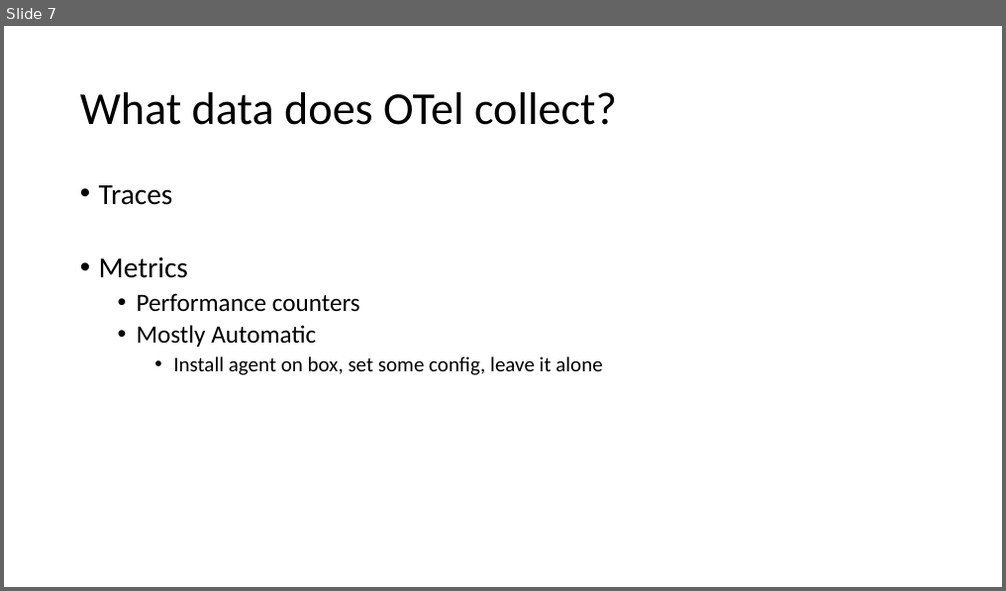
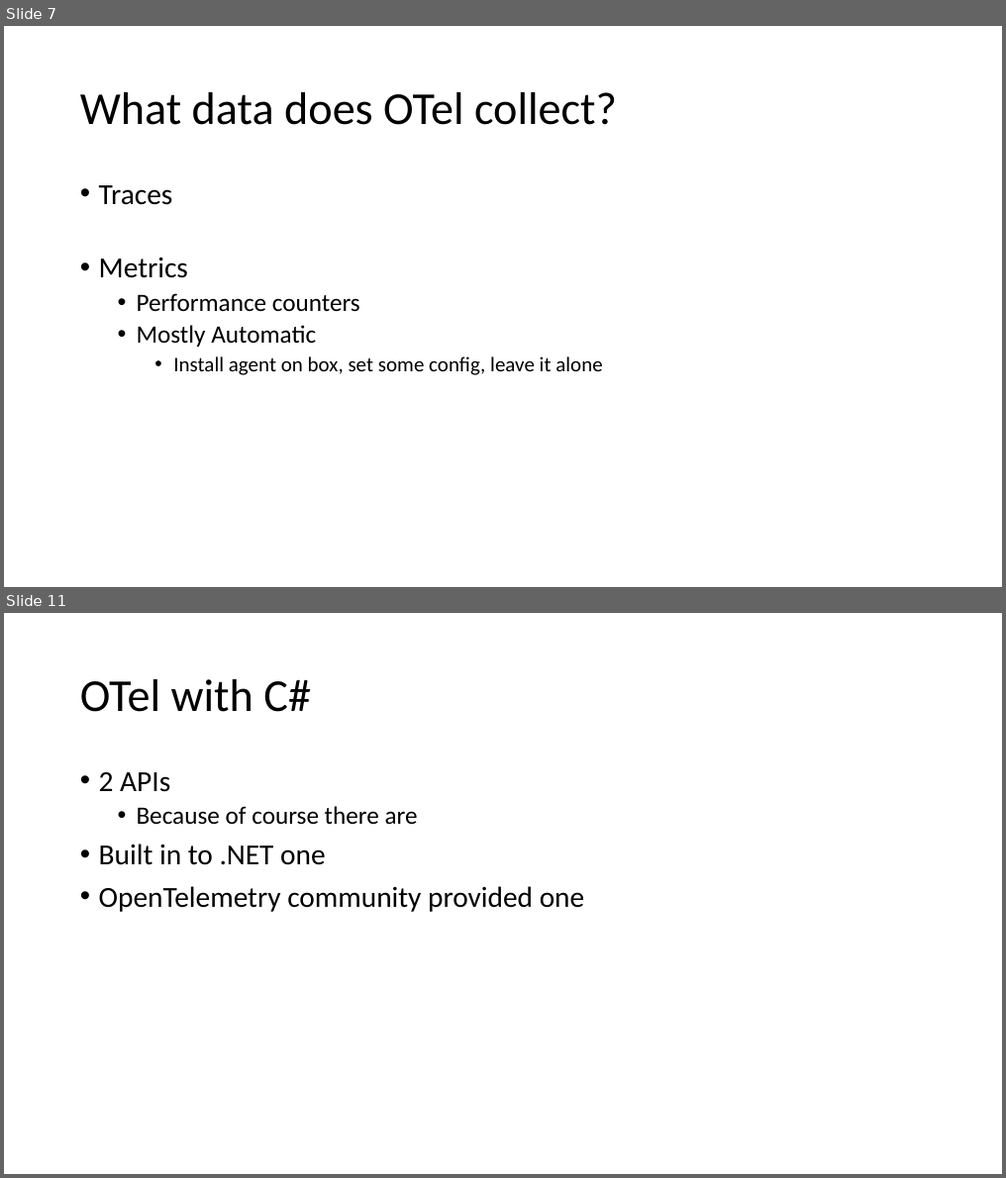
Before and after one commit to ProgrammerAL/Presentations-2023, a slide deck: 2023-03 - Orlando Code Camp - OpenTelemetry/Presentation.pptx. Shown one above the other, each under a label of ours: slide 7 before the commit, slides 7 and 11 after it; the slides between them are not shown. The pictures are 1006x591 and 1006x1178 pixels, drawn with LibreOffice and Linux fonts; fonts in the diff are those of the drawing. Boxes give left, top, right and bottom in pixels: in the first picture for what was removed or moved away, otherwise in the second. Text is boxed around its words. In the diff, an @@ line names an element or a change of style, - is before the commit and + after.

Commit message:
Worked on the OTel presentation more

```diff
--- a/2023-03 - Orlando Code Camp - OpenTelemetry/Presentation.pptx
+++ b/2023-03 - Orlando Code Camp - OpenTelemetry/Presentation.pptx
@@ slide 11 added at box(4, 613, 1002, 1174), background #FFFFFF @@
@@ title added at box(80, 679, 311, 712), 44 pt, text #000000 @@
+OTel with C#
@@ text added at box(99, 772, 585, 912), 28 pt, text #000000 @@
+• 2 APIs
+  • Because of course there are
+• Built in to .NET one
+• OpenTelemetry community provided one
```
Also in this commit, not shown: 2 slides changed, 3 other slides added.
